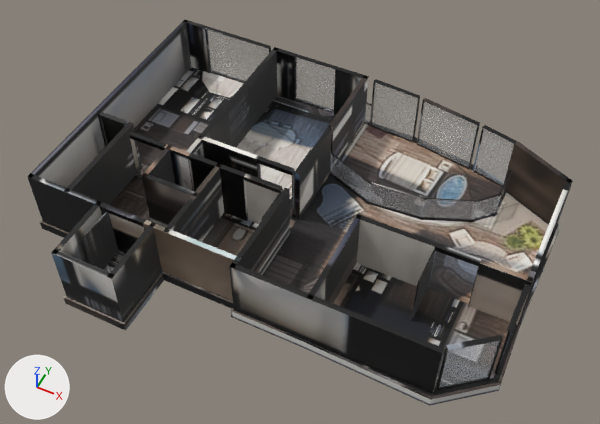
The glTF model _bake/glb/kent-25/model.glb as it was, and as the next commit left it.
Camera for both pictures: a 50 mm lens placed at (8.7, -17.19, 22.28), pointed at (0.14, -0.06, 0.87). Every picture has the same lights, and +X, +Y and +Z are marked at lower left. The older version comes first. Where no turn or scale is listed for an object, it has been applied to the vertices. Vertices at exactly the same position are counted once.
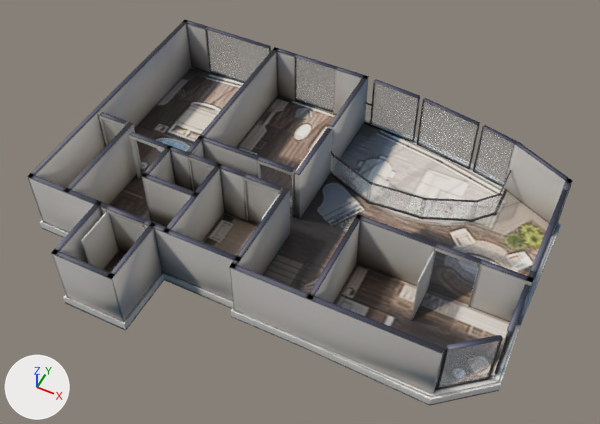
Pixel boxes [x1, y1, x2, y2] of what changed, in the pictures (600 x 424 px):
'Mesh_0', surface changed
    both: [27, 20, 572, 406]
part 1 of me_mesh_0, reshaped
    before: [40, 67, 561, 405]
    after: [331, 173, 553, 320]
part 2 of me_mesh_0, surface changed
    both: [28, 20, 572, 392]

Diff of the bpy script that builds the scene:
```diff
--- a/_bake/glb/kent-25/model.glb.py
+++ b/_bake/glb/kent-25/model.glb.py
@@ mat_baked @@
 n3 = _N.new('ShaderNodeMapping'); n3.name = 'Mapping'
-n3.inputs[1].default_value = (0.00119, -14.97, 0.0)  # 'Location'
-n3.inputs[3].default_value = (15.95, 15.97, 1.0)  # 'Scale'
+n3.inputs[1].default_value = (0.00122, -14.97, 0.0)  # 'Location'
+n3.inputs[3].default_value = (15.89, 15.97, 1.0)  # 'Scale'
 n4 = _N.new('ShaderNodeUVMap'); n4.name = 'UV Map'
@@ me_mesh_0 @@
 # used by ob_mesh_0; location = (-8.26, 6.2, -0.36)
-me_mesh_0.from_pydata(...)  # 3056 vertices, 5580 faces; spans x 0.0..16.6, y -12.4..0.0, z 0.0..2.6
+me_mesh_0.from_pydata(...)  # 2490 vertices, 4448 faces; spans x 0.0..16.6, y -12.4..0.0, z 0.0..2.6
+# me_mesh_0 part 1: 7 vertices moved within x 3.6..16.5, y -6.7..-3.1, z 0.0..0.4; 566 vertices removed from x 0.0..16.5, y -10.4..0.0, z 0.0..0.4
+# me_mesh_0 part 2: 2217 kept faces spanning x 0.1..16.6, y -12.4..0.0, z 0.0..2.6 get new texture (UV) coordinates
 me_mesh_0.materials.append(mat_baked)
```
